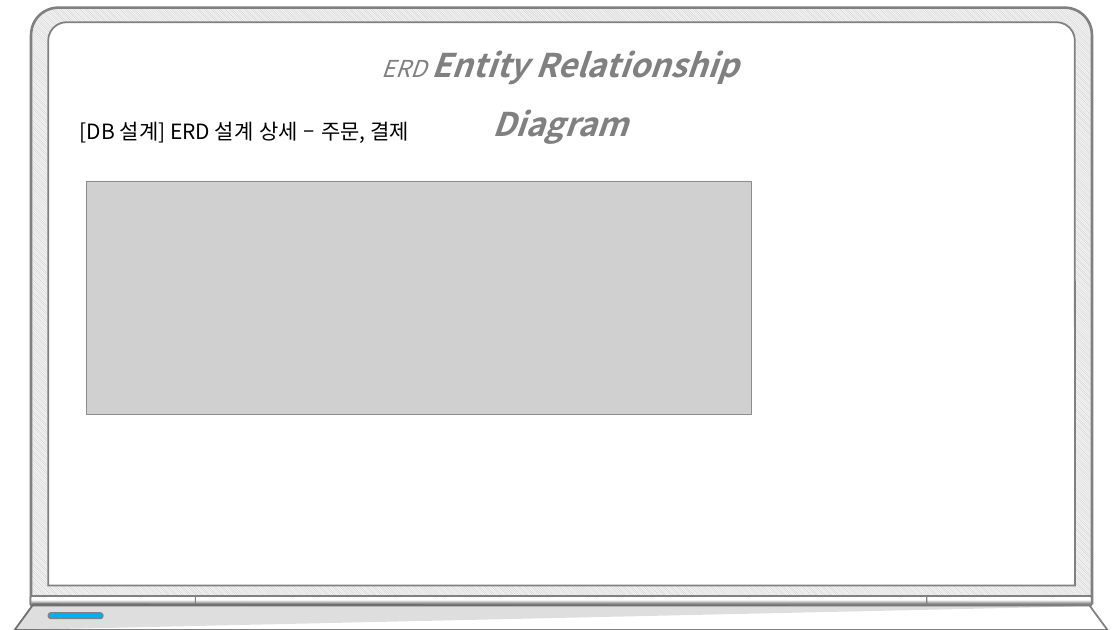
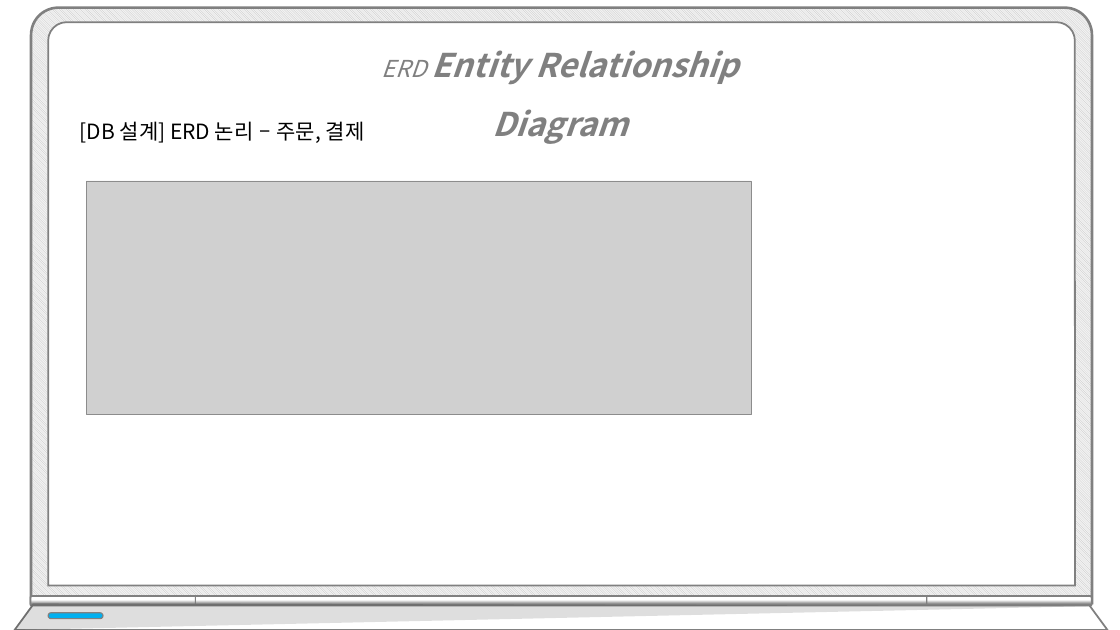
Before and after one commit to hhsw07/ezen-academy-projects, a slide deck: slide 17 of WebContent/발표/4차/프로젝트5_4차.pptx. Drawn at 1120x630 pixels with LibreOffice and Linux fonts; fonts in the diff are those of the drawing; grey boxes stand for pictures. Boxes give left, top, right and bottom in pixels: in the first picture for what was removed or moved away, otherwise in the second. Text is boxed around its words. In the diff, an @@ line names an element or a change of style, - is before the commit and + after.

```diff
--- a/WebContent/발표/4차/프로젝트5_4차.pptx
+++ b/WebContent/발표/4차/프로젝트5_4차.pptx
@@ text at [80, 121, 365, 143]: text changed @@
-[DB 설계] ERD 설계 상세 – 주문, 결제
+[DB 설계] ERD 논리 – 주문, 결제
```
Also in this commit, not shown: 15 other slides changed, 7 slides added.
